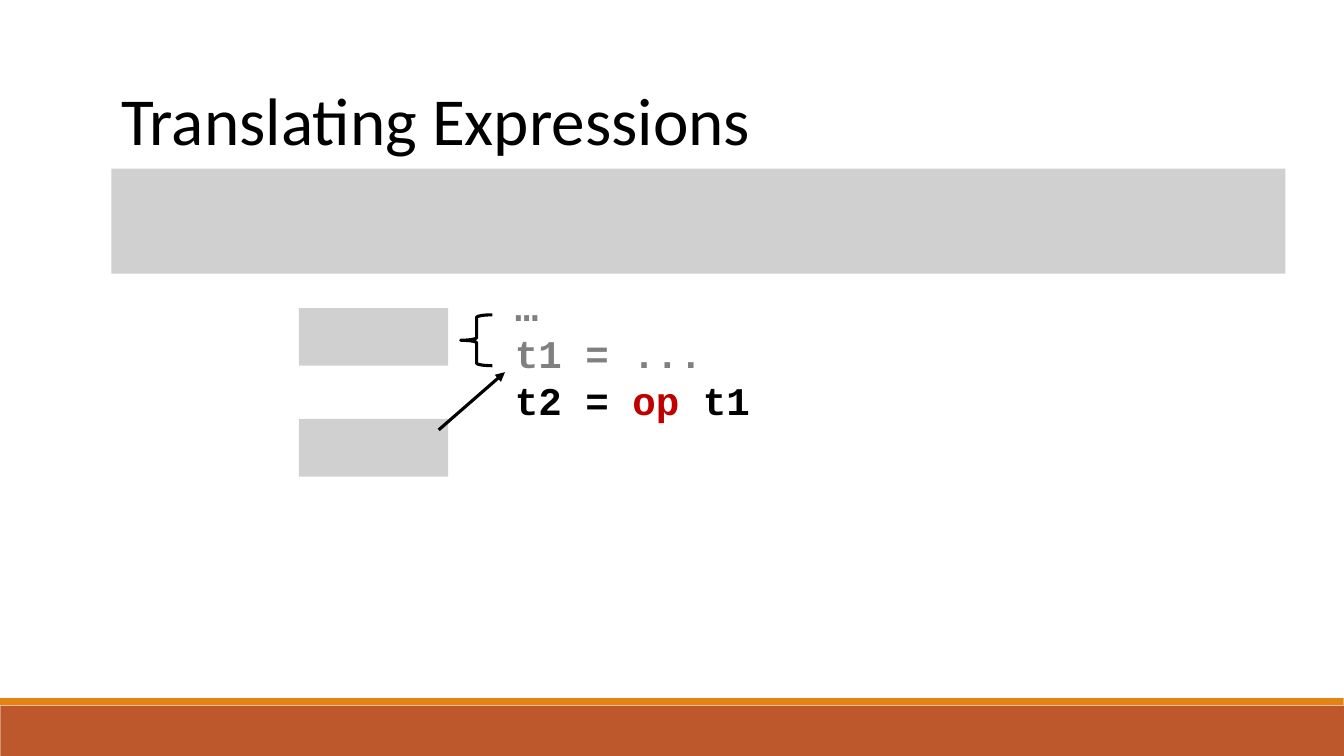
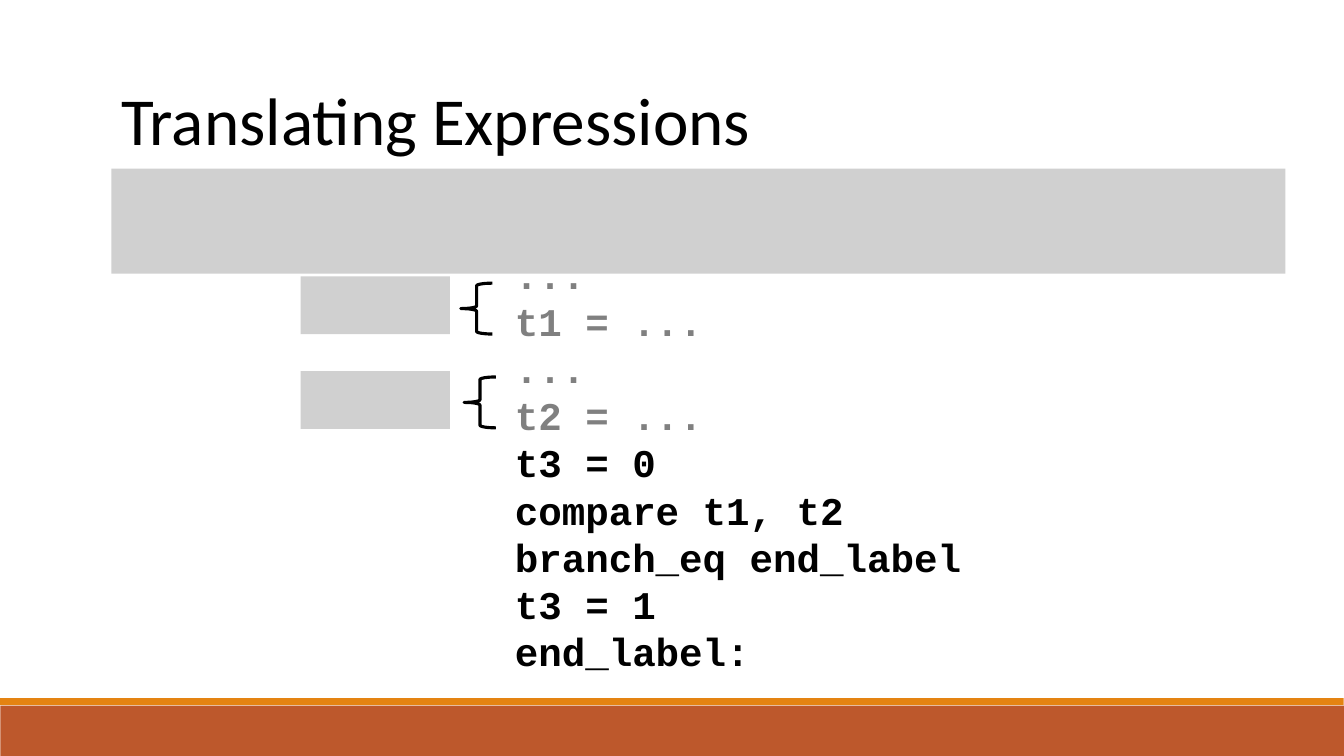
Before and after one commit to raghadzeidan/COMPILATION_TAU_FOR_STUDENTS, a slide deck: slide 17 of new_slides/IR.pptx (slide 9 before the commit). Drawn at 1344x756 pixels with LibreOffice and Linux fonts; fonts in the diff are those of the drawing; grey boxes stand for pictures. Boxes give left, top, right and bottom in pixels: in the first picture for what was removed or moved away, otherwise in the second. Text is boxed around its words. In the diff, an @@ line names an element or a change of style, - is before the commit and + after.

```diff
--- a/new_slides/IR.pptx
+++ b/new_slides/IR.pptx
@@ text at bbox=[515, 310, 961, 671]: text changed @@
-…
+...
@@ text "...": place and size @@
-text "..." at bbox=[515, 342, 750, 423]
+text "..." at bbox=[515, 310, 961, 671]
@@ picture: place and size @@
-picture at bbox=[299, 309, 449, 366]
+picture at bbox=[300, 276, 450, 334]
@@ left brace: place and size @@
-left brace at bbox=[461, 315, 492, 365]
+left brace at bbox=[461, 283, 492, 334]
@@ picture added at bbox=[300, 371, 450, 429] @@
@@ arrow removed from (439, 430) to (505, 372) @@
@@ left brace added at bbox=[464, 377, 495, 427], outline #000000 2.25 pt @@
@@ picture removed at bbox=[299, 419, 449, 477] @@
@@ text at bbox=[515, 404, 961, 671]: text changed @@
-t2 = op t1
+...
+t2 = ...
+t3 = 0
+compare t1, t2
+branch_eq end_label
+t3 = 1
+end_label:
```
Also in this commit, not shown: 13 other slides changed, 17 slides added, 1 other file.
